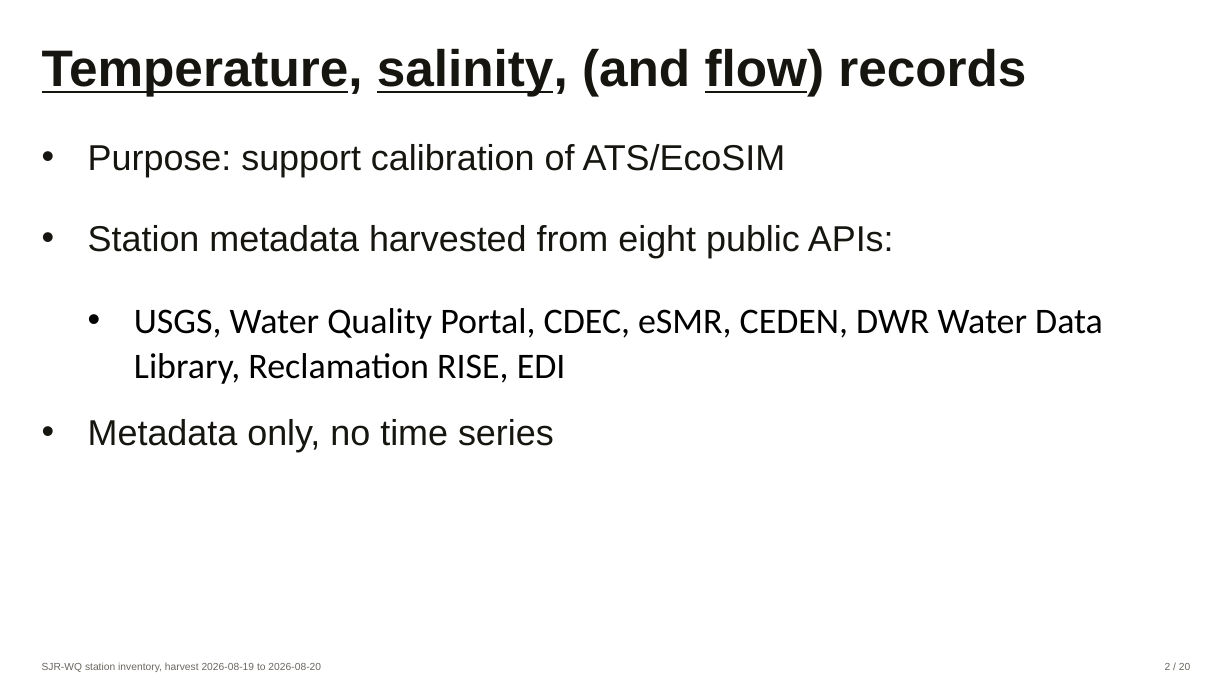
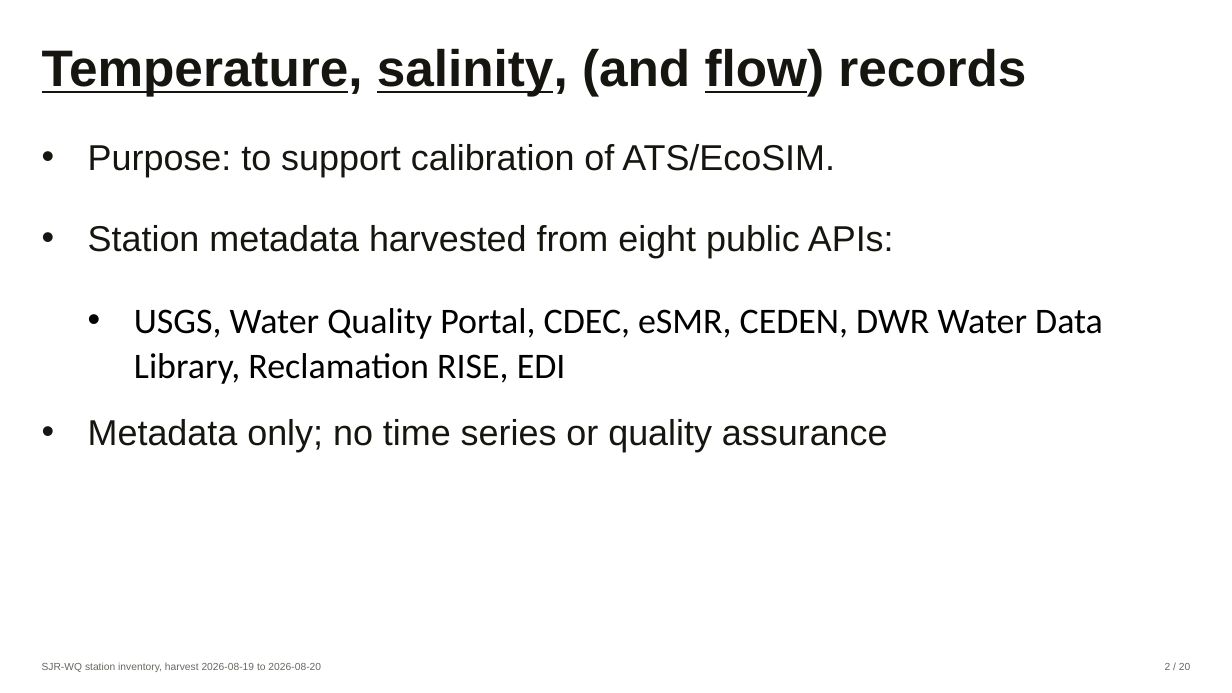
Before and after one commit to wyattarnold/SJR-WQ, a slide deck: slide 2 of docs/SJR-WQ.pptx. Drawn at 1232x693 pixels with LibreOffice and Linux fonts; fonts in the diff are those of the drawing. Boxes give left, top, right and bottom in pixels: in the first picture for what was removed or moved away, otherwise in the second. Text is boxed around its words. In the diff, an @@ line names an element or a change of style, - is before the commit and + after.

```diff
--- a/docs/SJR-WQ.pptx
+++ b/docs/SJR-WQ.pptx
@@ text at [88,144,835,177]: text changed @@
-• Purpose: support calibration of ATS/EcoSIM
+• Purpose: to support calibration of ATS/EcoSIM.
@@ text at [88,419,888,452]: text changed @@
-• Metadata only, no time series
+• Metadata only; no time series or quality assurance
```
Also in this commit, not shown: 8 other slides changed.
